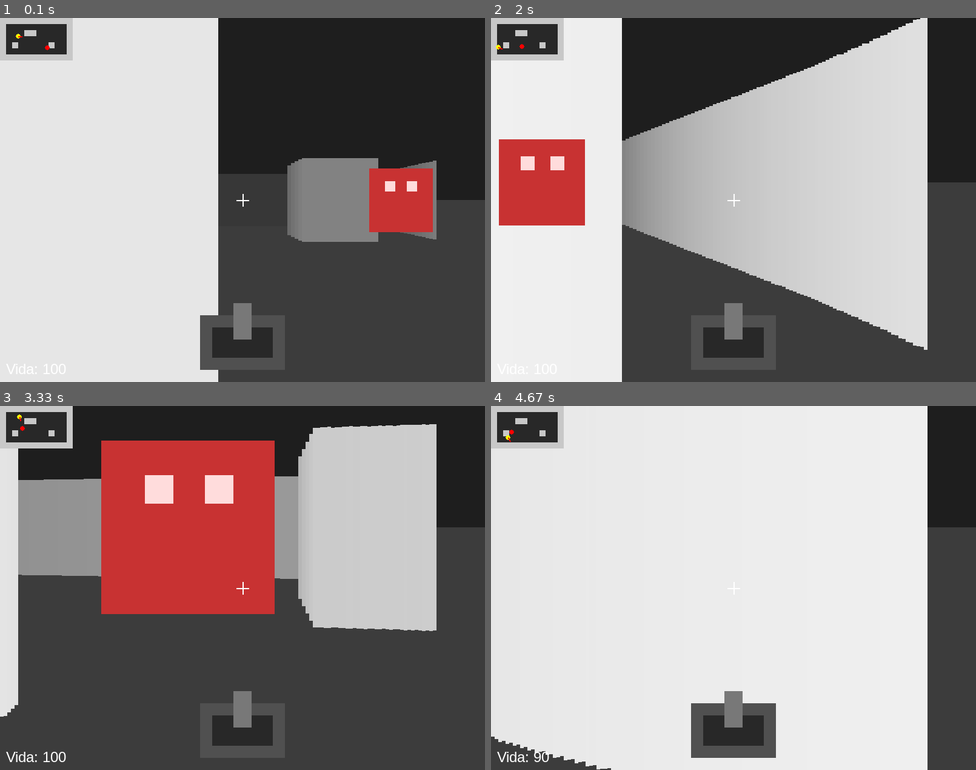
Above: before the commit, frames 1-4 (two rows, left to right).
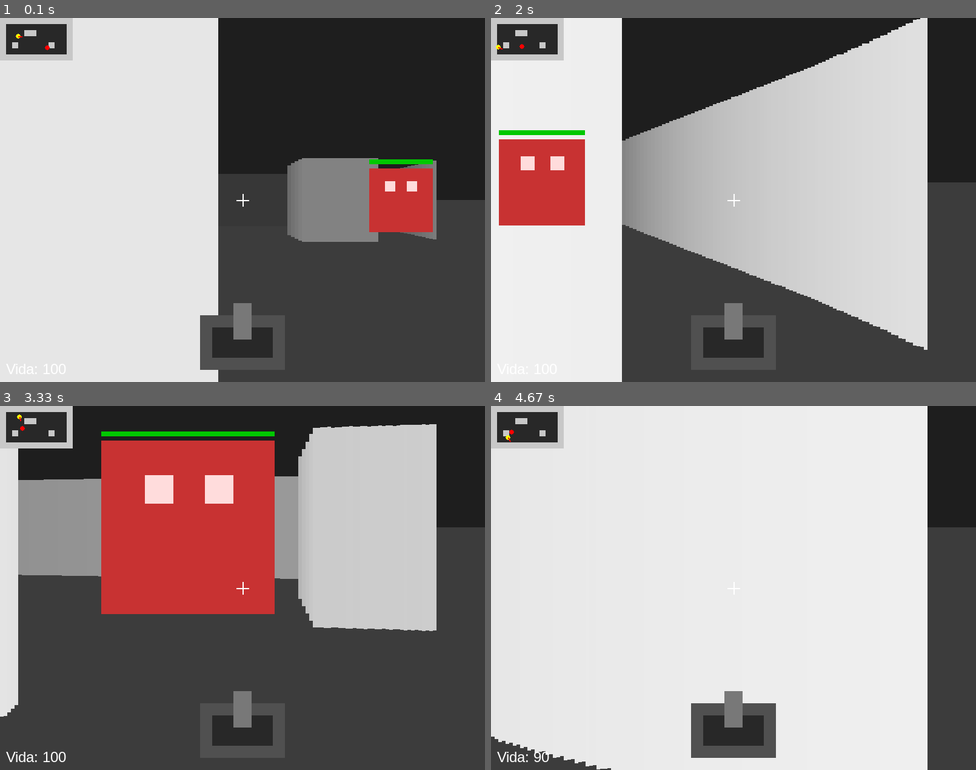
Above: after the commit, the same moments.

Repository: PDR181/mini-doom-pygame
Game: pygame game, started from main.py
Two runs of this game, one before a commit and one after it. Both use one fixed random seed, a clock stepped at 60 frames per second and the inputs below.
Inputs (mouse positions are in pixels of both pictures, inside the frame that each line leads up to):
- Up to frame 1 (0.1 s): no input
- Up to frame 2 (2 s): hold D 0.33-0.8 s; move the mouse to (714, 214) at 0.37 s; hold W 0.83-1.3 s; move the mouse to (888, 189) at 0.87 s; hold D 1.33-1.8 s; move the mouse to (617, 203) at 1.37 s; hold A from 1.83 s (still down); move the mouse to (583, 145) at 1.87 s
- Up to frame 3 (3.33 s): release A at 2.37 s; hold S 2.4-2.87 s; move the mouse to (315, 460) at 2.43 s; hold A from 2.9 s (still down); move the mouse to (300, 620) at 2.93 s
- Up to frame 4 (4.67 s): release A at 3.37 s; hold W 3.4-3.87 s; move the mouse to (743, 464) at 3.43 s; hold D 3.9-4.53 s; move the mouse to (558, 577) at 3.93 s; hold S from 4.57 s (still down); move the mouse to (738, 624) at 4.6 s

The runs differ from the first frame. In frame 1, 0.2% of the frame differs, in the area x 76-90%, y 38-41%; in frame 2, 0.2%; in frame 3, 0.5%, in the area x 20-57%, y 7-9%; in frame 4, nothing differs.

Commit message:
feat: adiciona sistema de vida ao inimigo

Diff:
--- a/main.py
+++ b/main.py
@@ -46,6 +46,8 @@
 enemy_alive = True
 enemy_speed = 1.2
 enemy_damage_cooldown = 0
+enemy_health = 100
+enemy_max_health = 100
 
 game_map = [
     "111111111111",
@@ -111,7 +113,6 @@
     dy = enemy_y - player_y
 
     distance = math.sqrt(dx * dx + dy * dy)
-
     enemy_angle = math.atan2(dy, dx) - player_angle
 
     while enemy_angle > math.pi:
@@ -125,16 +126,14 @@
         size = min(300, int(SCREEN_DIST / (distance + 0.0001) * 40))
         screen_y = horizon_y - size // 2
 
-        pygame.draw.rect(
-            screen,
-            (200, 50, 50),
-            (
-                int(screen_x - size // 2),
-                int(screen_y),
-                size,
-                size
-            )
+        enemy_rect = pygame.Rect(
+            int(screen_x - size // 2),
+            int(screen_y),
+            size,
+            size
         )
+
+        pygame.draw.rect(screen, (200, 50, 50), enemy_rect)
 
         pygame.draw.rect(
             screen,
@@ -158,6 +157,16 @@
             )
         )
 
+        bar_width = size
+        bar_height = 8
+        bar_x = int(screen_x - size // 2)
+        bar_y = int(screen_y - 15)
+
+        pygame.draw.rect(screen, (60, 0, 0), (bar_x, bar_y, bar_width, bar_height))
+
+        current_bar_width = int((enemy_health / enemy_max_health) * bar_width)
+        pygame.draw.rect(screen, (0, 200, 0), (bar_x, bar_y, current_bar_width, bar_height))
+
 def move_enemy():
     global enemy_x, enemy_y, player_health, enemy_damage_cooldown
 
@@ -270,7 +279,7 @@
     screen.blit(health_text, (10, HEIGHT - 35))
 
 def shoot_enemy():
-    global enemy_alive
+    global enemy_alive, enemy_health
 
     if not enemy_alive:
         return
@@ -289,7 +298,10 @@
     aim_tolerance = 0.08
 
     if abs(enemy_angle) < aim_tolerance and distance < 500:
-        enemy_alive = False
+        enemy_health -= 25
+        if enemy_health <= 0:
+            enemy_health = 0
+            enemy_alive = False
 
 running = True
 while running:
